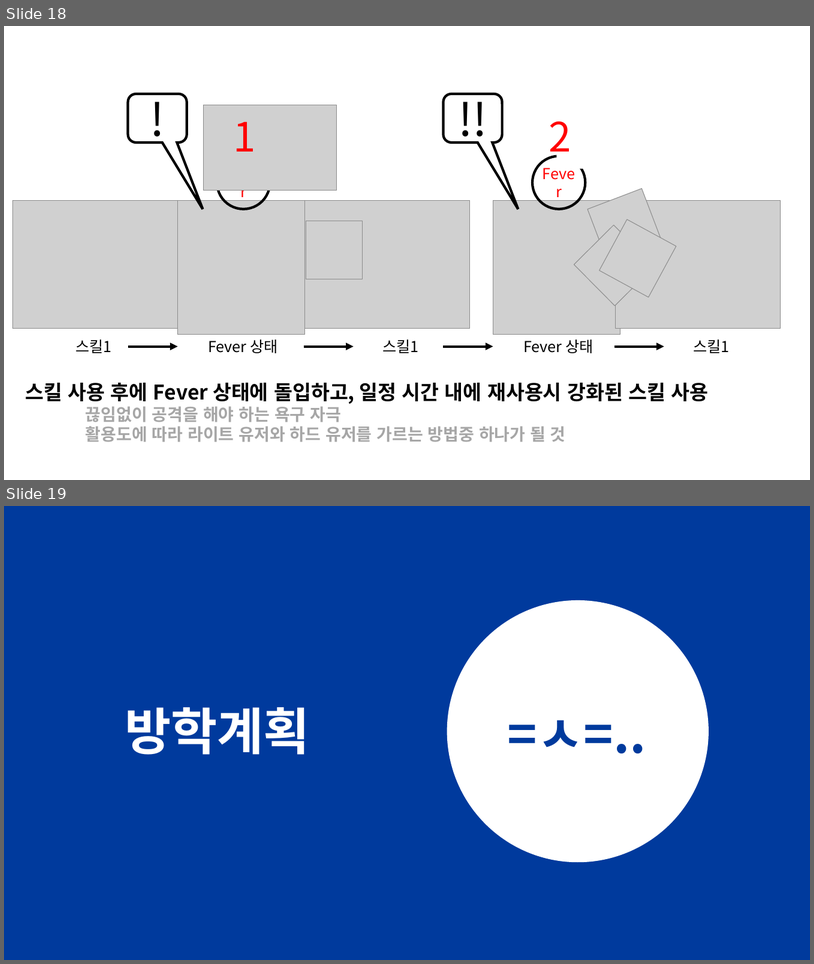
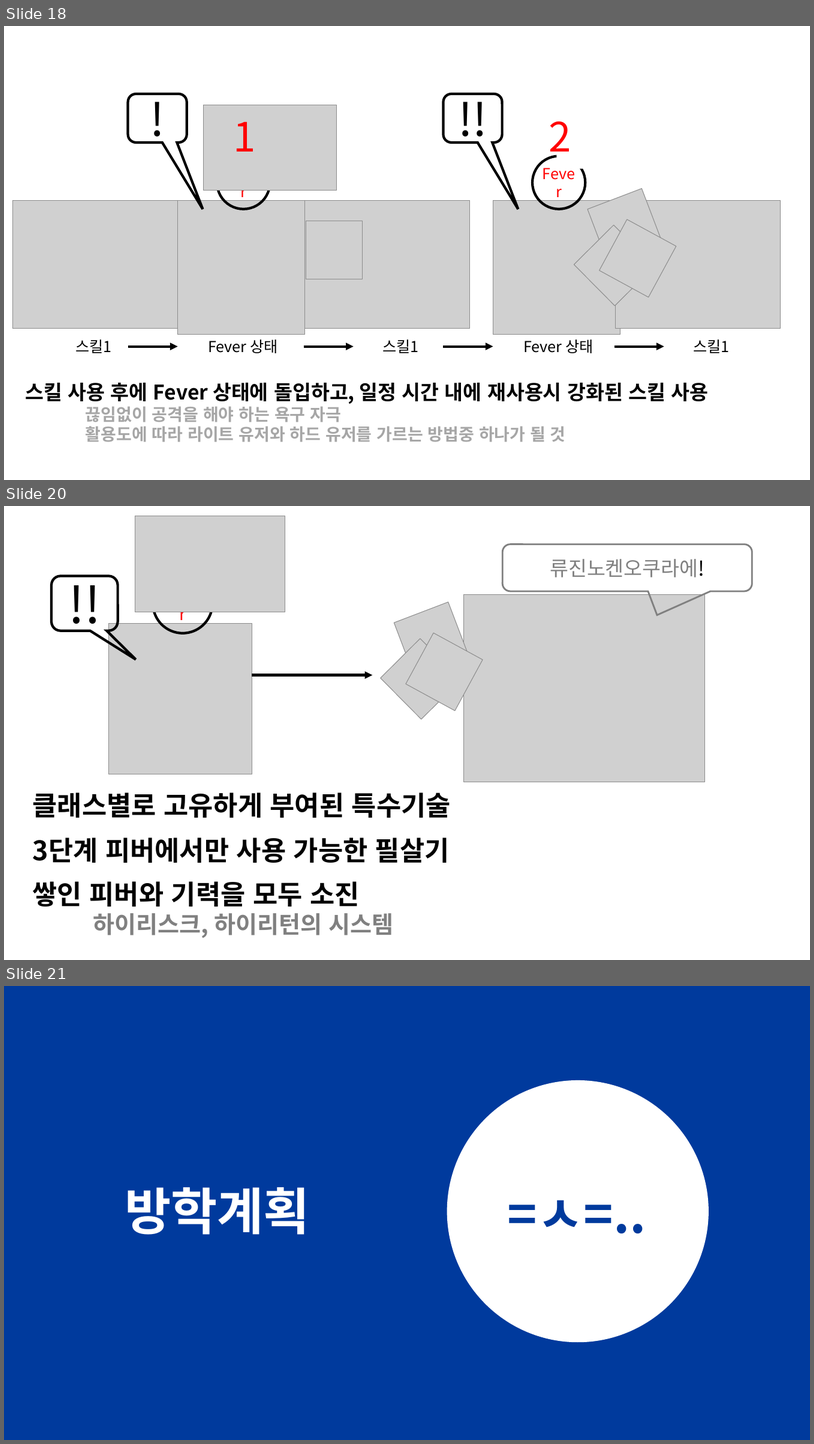
Before and after one commit to korleinster/gamebusdriver, a slide deck: documents/[13신창섭150702]졸업작품 제안서 초안.pptx. Shown one above the other, each under a label of ours: slides 18 and 19 before the commit, slides 18, 20 and 21 after it; the slides between them are not shown. The pictures are 814x964 and 814x1444 pixels, drawn with LibreOffice and Linux fonts; fonts in the diff are those of the drawing; grey boxes stand for pictures. Boxes give left, top, right and bottom in pixels: in the first picture for what was removed or moved away, otherwise in the second. Text is boxed around its words. In the diff, an @@ line names an element or a change of style, - is before the commit and + after.

```diff
--- a/documents/[13신창섭150702]졸업작품 제안서 초안.pptx
+++ b/documents/[13신창섭150702]졸업작품 제안서 초안.pptx
@@ slide 20 added at (x1=4, y1=506, x2=810, y2=960), background #FFFFFF @@
@@ picture added at (x1=135, y1=516, x2=285, y2=612) @@
@@ rounded speech box added at (x1=503, y1=544, x2=753, y2=591), outline #808080 2 pt, 24 pt, text #808080 @@
+류진노켄오쿠라에!
@@ rounded speech box added at (x1=51, y1=576, x2=118, y2=631), outline #000000 3 pt, 60 pt, text #000000 @@
+!!
@@ ellipse added at (x1=153, y1=574, x2=213, y2=634), outline #000000 3 pt, 20 pt, text #FF0000 @@
+Fever
@@ picture added at (x1=464, y1=594, x2=705, y2=782) @@
@@ picture added at (x1=394, y1=602, x2=468, y2=675) @@
@@ picture added at (x1=108, y1=624, x2=252, y2=774) @@
@@ picture added at (x1=381, y1=639, x2=462, y2=720) @@
@@ picture added at (x1=406, y1=633, x2=483, y2=711) @@
@@ arrow added from (252, 675) to (372, 675), #000000 3 pt @@
@@ text added at (x1=33, y1=792, x2=451, y2=817), 32 pt, text #000000, bold @@
+클래스별로 고유하게 부여된 특수기술
@@ text added at (x1=33, y1=837, x2=450, y2=862), 32 pt, text #000000, bold @@
+3단계 피버에서만 사용 가능한 필살기
@@ text added at (x1=33, y1=881, x2=393, y2=937), 28 pt, text #808080, bold @@
+쌓인 피버와 기력을 모두 소진
+하이리스크, 하이리턴의 시스템
@@ what was slide 19 is now slide 21 @@
```
Also in this commit, not shown: 1 slide changed, 1 other slide added, 10 other files.
